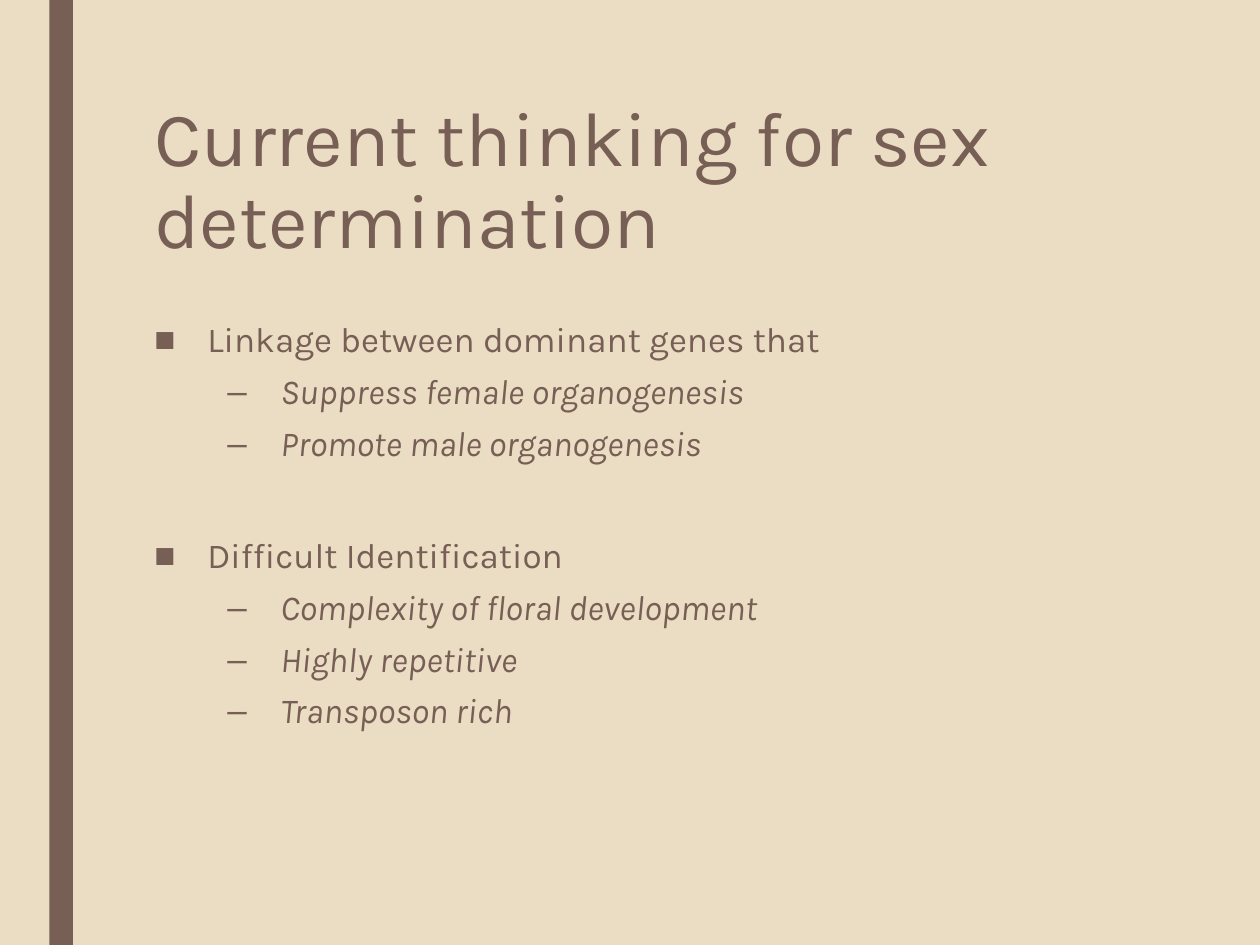
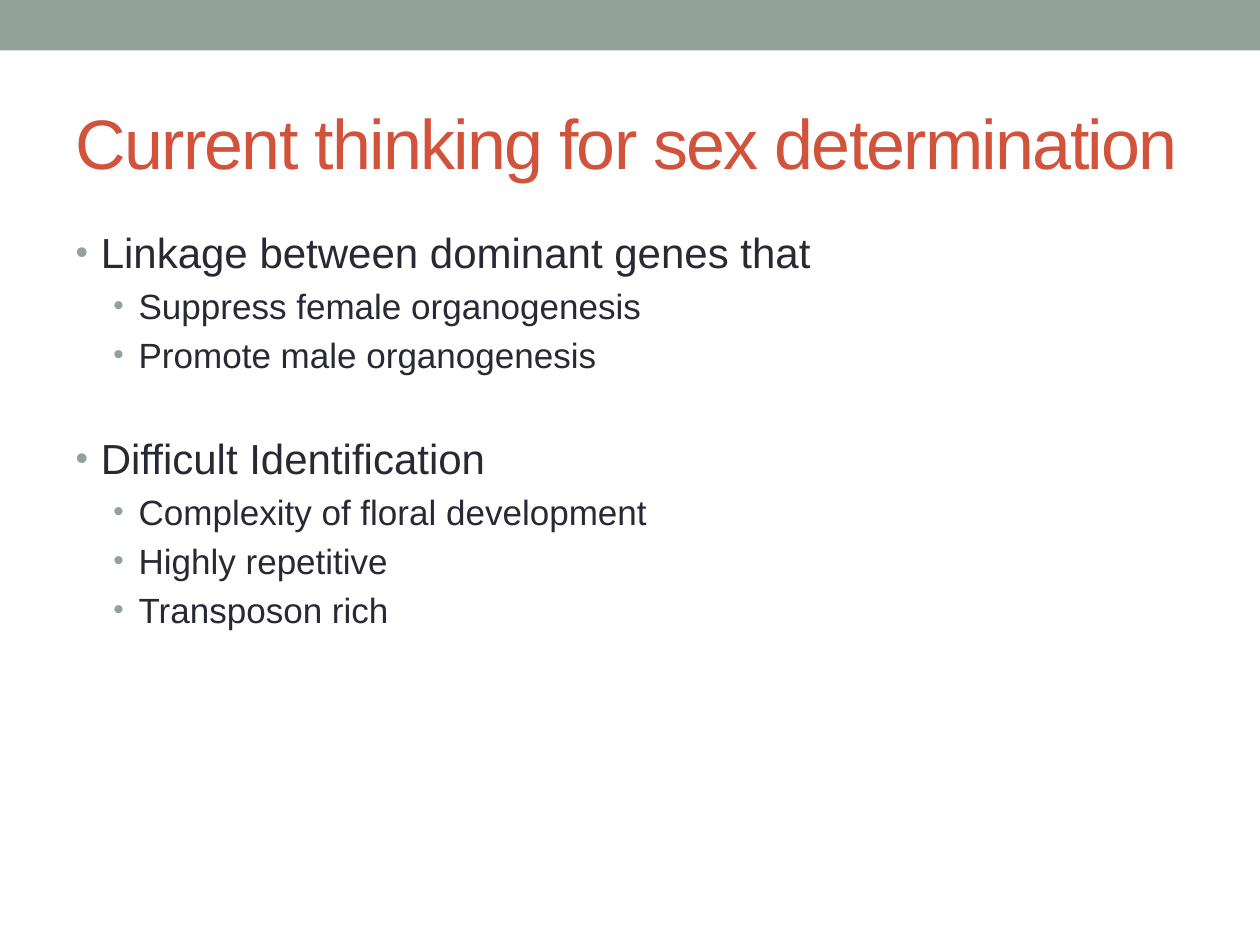
Before and after one commit to katholan/BCB546X-Spring2017_Valerin_final_project, a slide deck: slide 5 of asparagus.pptx. Drawn at 1260x945 pixels with LibreOffice and Linux fonts; fonts in the diff are those of the drawing. Boxes give left, top, right and bottom in pixels: in the first picture for what was removed or moved away, otherwise in the second. Text is boxed around its words. In the diff, an @@ line names an element or a change of style, - is before the commit and + after.

```diff
--- a/asparagus.pptx
+++ b/asparagus.pptx
@@ background #EBDDC3 to #FFFFFF @@
@@ rectangle added at [0, 0, 1260, 50], fill #93A299 @@
@@ rectangle removed at [49, 0, 73, 945] @@
@@ title "Current thinking for sex determination": place and size @@
-title "Current thinking for sex determination" at [154, 113, 989, 249]
+title "Current thinking for sex determination" at [76, 118, 1178, 182]
@@ title "Current thinking for sex determination" at [76, 118, 1178, 182]: size 44 to 40 pt, font Karla to Arial, text colour #775F55 to #D2533C, letter spacing 0 to -1 pt; line spacing 0.89 to 1; vertical alignment top to middle @@
@@ text "Linkage between dominant genes that": place and size @@
-text "Linkage between dominant genes that" at [207, 328, 820, 731]
+text "Linkage between dominant genes that" at [101, 237, 810, 629]
@@ text "Linkage between dominant genes that" at [101, 237, 810, 629]: size 20 to 24 pt in "Linkage between dominant genes that", "Difficult Identification"; font Karla to Arial, text colour #775F55 to #292934; italic off in "Suppress female organogenesis", "Promote male organogenesis", "Complexity of floral development", "Highly repetitive" and 1 more places; bullet ■ to •; line spacing 0.94 to 1; less space between paragraphs; bullet – to • @@
```
Also in this commit, not shown: 20 other slides changed, 1 slide added, 1 slide removed, 1 other file.
